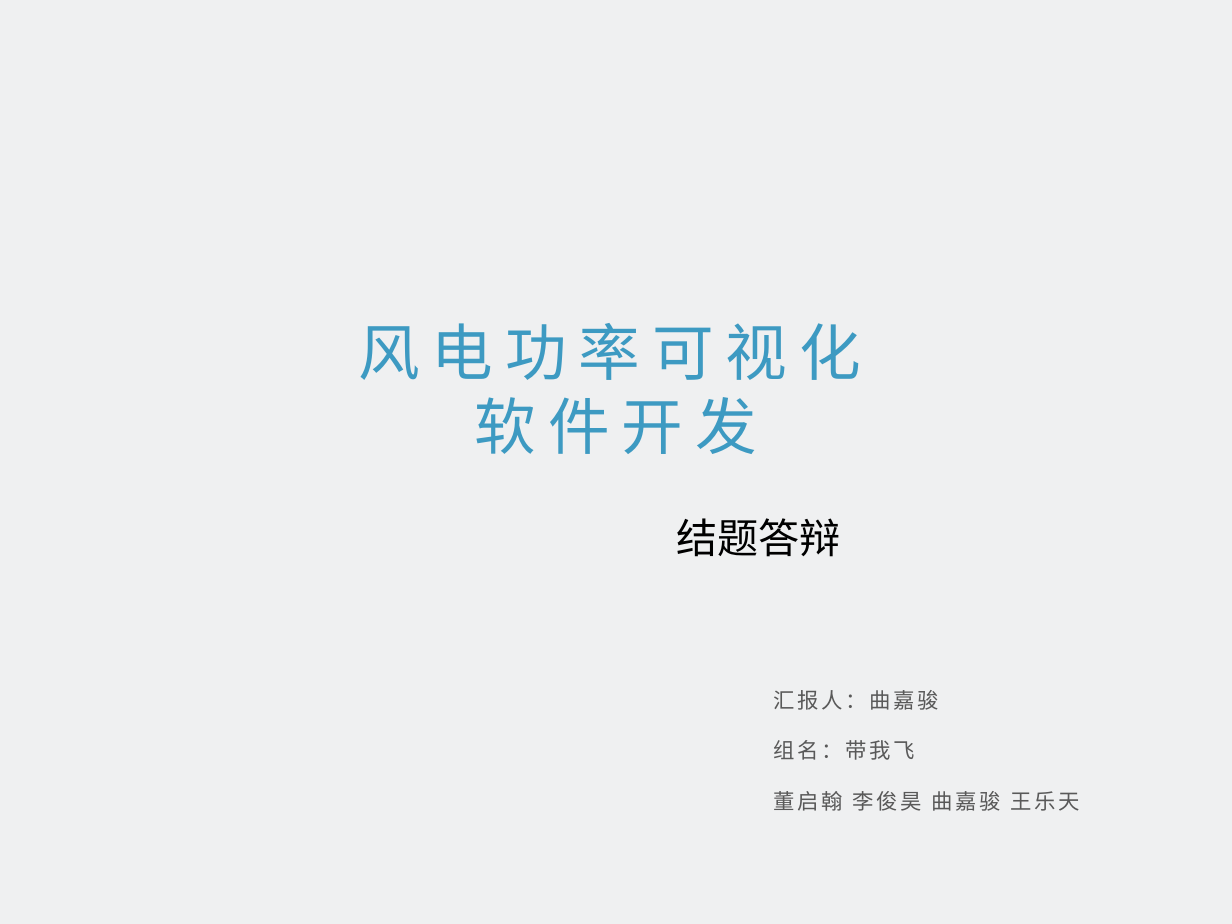
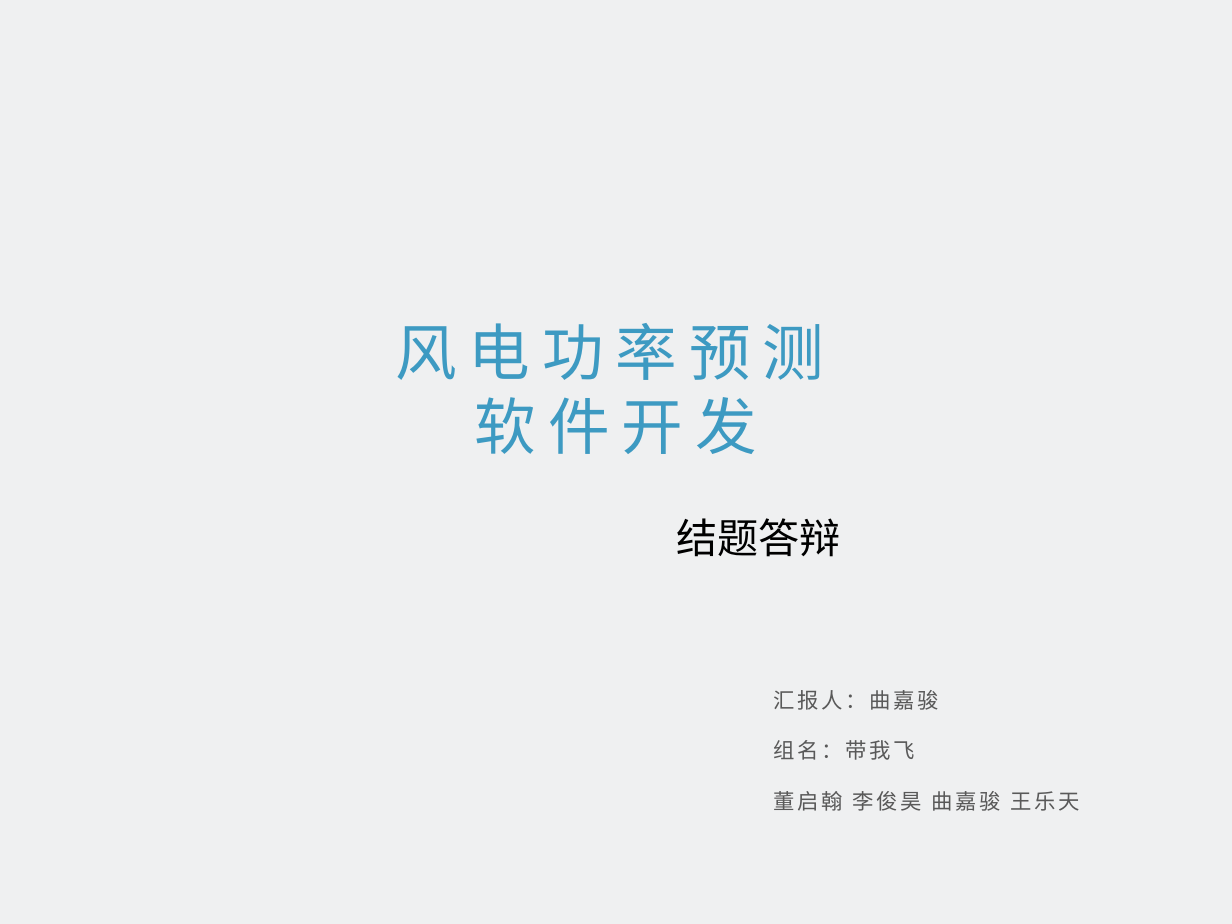
Before and after one commit to FlyBehindRussQ/Presentation, a slide deck: slide 1 of 结题.pptx. Drawn at 1232x924 pixels with LibreOffice and Linux fonts; fonts in the diff are those of the drawing; background and template pictures are left out. Boxes give left, top, right and bottom in pixels: in the first picture for what was removed or moved away, otherwise in the second. Text is boxed around its words. In the diff, an @@ line names an element or a change of style, - is before the commit and + after.

```diff
--- a/结题.pptx
+++ b/结题.pptx
@@ title at box(395, 323, 824, 454): text changed @@
-风电功率可视化
-软件开发
+风电功率预测
+软件开发
```
Also in this commit, not shown: 3 other slides changed, 3 other files.
